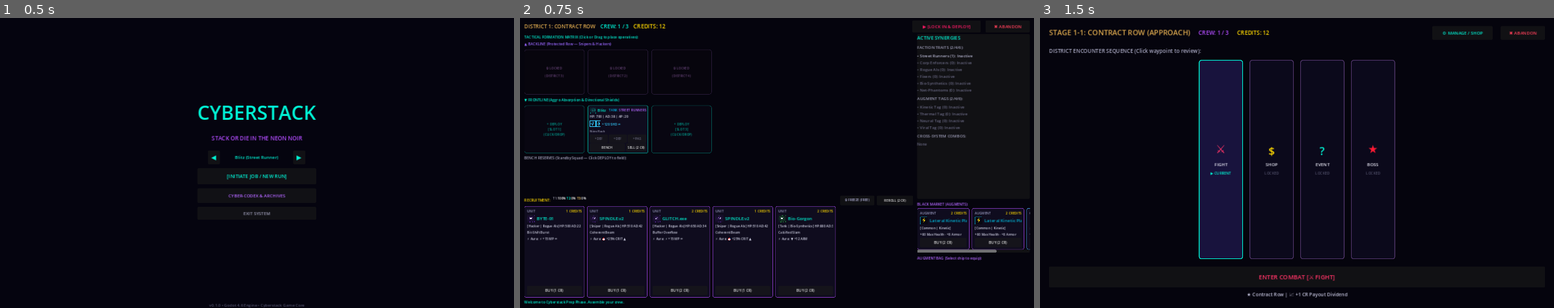
Above: before the commit, frames 1-3 (left to right).
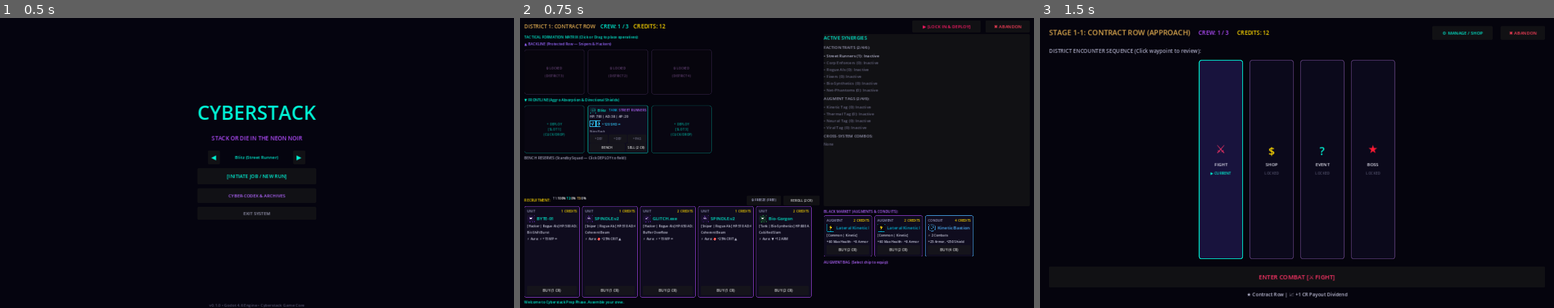
Above: after the commit, the same moments.

Repository: TheStickface/Cyberstack
Game: Godot game, scene res://src/ui/screens/Main.tscn
Two runs of this game, one before a commit and one after it. Both use one fixed random seed, a clock stepped at 60 frames per second and the inputs below.
Inputs:
- Up to frame 1 (0.5 s): no input
- Up to frame 2 (0.75 s): click "[INITIATE JOB / NEW RUN]" at 0.5 s
- Up to frame 3 (1.5 s): click "▶ [LOCK IN & DEPLOY]" at 1.25 s

Frame 1 is identical in both runs. In frame 2, 6.6% of the frame differs, in the area x 4-100%, y 6-97%; in frame 3, nothing differs.

Commit message:
fix(ui): eliminate augment shop scrolling and compact augment bag chips
- Widen PrepScreen sidebar to 512px, removing the awkward blank gap next to recruitment
- Expand Black Market width so all 4 augment and conduit offerings fit side-by-side with 0 scrolling
- Redesign Augment Bag chips to a compact 96x70 size (0.8x of Black Market square) with stat previews
- Resize operative shop cards to 138x118 to cleanly align the recruitment shelf under header controls

Diff:
--- a/src/ui/components/AugmentChip.gd
+++ b/src/ui/components/AugmentChip.gd
@@ -16,6 +16,7 @@
 
 @onready var icon_rect: TextureRect = $VBox/TopRow/IconRect
 @onready var name_label: Label = $VBox/TopRow/NameLabel
+@onready var details_label: Label = get_node_or_null("VBox/DetailsLabel")
 @onready var slot_type_label: Label = $VBox/HBox/SlotTypeLabel
 @onready var tag_label: Label = $VBox/HBox/TagLabel
 
@@ -111,6 +112,11 @@
 
 	if name_label:
 		name_label.text = augment_resource.display_name
+		name_label.add_theme_color_override("font_color", Color(augment_resource.get_tier_color_hex()))
+
+	if details_label:
+		var stat_lines = augment_resource.get_stat_lines()
+		details_label.text = " · ".join(stat_lines) if not stat_lines.is_empty() else augment_resource.get_tier_name()
 
 	if slot_type_label:
 		slot_type_label.text = "[%s]" % Enums.slot_type_to_string(augment_resource.slot_type)
@@ -132,11 +138,15 @@
 	# Apply Tier Styling
 	var tier_color = Color(augment_resource.get_tier_color_hex())
 	var style = StyleBoxFlat.new()
-	style.bg_color = Color(0.05, 0.04, 0.12, 0.9)
-	style.border_width_left = 2
-	style.border_width_top = 2
-	style.border_width_right = 2
-	style.border_width_bottom = 2
+	style.bg_color = Color(0.06, 0.05, 0.12, 0.95)
+	style.content_margin_left = 5
+	style.content_margin_top = 4
+	style.content_margin_right = 5
+	style.content_margin_bottom = 4
+	style.border_width_left = 1
+	style.border_width_top = 1
+	style.border_width_right = 1
+	style.border_width_bottom = 1
 	style.border_color = Color(0.2, 0.8, 1.0) if is_selected else tier_color
 	style.corner_radius_top_left = 4
 	style.corner_radius_top_right = 4
--- a/src/ui/components/AugmentChip.tscn
+++ b/src/ui/components/AugmentChip.tscn
@@ -3,9 +3,9 @@
 [ext_resource type="Script" path="res://src/ui/components/AugmentChip.gd" id="1_chip"]
 
 [node name="AugmentChip" type="PanelContainer"]
-custom_minimum_size = Vector2(160, 52)
-offset_right = 160.0
-offset_bottom = 52.0
+custom_minimum_size = Vector2(96, 70)
+offset_right = 96.0
+offset_bottom = 70.0
 mouse_filter = 0
 script = ExtResource("1_chip")
 
@@ -15,10 +15,10 @@
 
 [node name="TopRow" type="HBoxContainer" parent="VBox"]
 layout_mode = 2
-theme_override_constants/separation = 4
+theme_override_constants/separation = 3
 
 [node name="IconRect" type="TextureRect" parent="VBox/TopRow"]
-custom_minimum_size = Vector2(16, 16)
+custom_minimum_size = Vector2(18, 18)
 layout_mode = 2
 size_flags_vertical = 4
 expand_mode = 1
@@ -27,8 +27,16 @@
 [node name="NameLabel" type="Label" parent="VBox/TopRow"]
 layout_mode = 2
 size_flags_horizontal = 3
-theme_override_font_sizes/font_size = 11
+theme_override_font_sizes/font_size = 9
 text = "Viral Nanites"
+clip_text = true
+
+[node name="DetailsLabel" type="Label" parent="VBox"]
+layout_mode = 2
+size_flags_vertical = 3
+theme_override_colors/font_color = Color(0.8, 0.82, 0.9, 1)
+theme_override_font_sizes/font_size = 8
+text = "+10 AP"
 clip_text = true
 
 [node name="HBox" type="HBoxContainer" parent="VBox"]
@@ -37,14 +45,14 @@
 [node name="SlotTypeLabel" type="Label" parent="VBox/HBox"]
 layout_mode = 2
 theme_override_colors/font_color = Color(0, 0.7, 0.9, 1)
-theme_override_font_sizes/font_size = 9
+theme_override_font_sizes/font_size = 8
 text = "[UTIL]"
 
 [node name="TagLabel" type="Label" parent="VBox/HBox"]
 layout_mode = 2
 size_flags_horizontal = 3
 theme_override_colors/font_color = Color(0, 0.95, 0.4, 1)
-theme_override_font_sizes/font_size = 9
+theme_override_font_sizes/font_size = 8
 text = "Viral"
 horizontal_alignment = 2
 clip_text = true
--- a/src/ui/components/ShopSlotCard.gd
+++ b/src/ui/components/ShopSlotCard.gd
@@ -96,7 +96,7 @@
 		cost_label.add_theme_color_override("font_color", Color(1, 0.85, 0) if player_gold >= cost else Color(0.9, 0.2, 0.2))
 
 	if item_type == "unit":
-		custom_minimum_size = Vector2(150, 118)
+		custom_minimum_size = Vector2(138, 118)
 		var unit_res = res as UnitResource
 		if icon_rect:
 			icon_rect.texture = unit_res.portrait
@@ -116,7 +116,7 @@
 				formation_line
 			]
 	elif item_type == "augment":
-		custom_minimum_size = Vector2(130, 88)
+		custom_minimum_size = Vector2(120, 88)
 		var aug_res = res as AugmentResource
 		if icon_rect:
 			icon_rect.texture = aug_res.icon
@@ -136,7 +136,7 @@
 				" · ".join(aug_res.get_stat_lines())
 			]
 	elif item_type == "conduit":
-		custom_minimum_size = Vector2(130, 88)
+		custom_minimum_size = Vector2(120, 88)
 		var cond_res = res as ConduitResource
 		if icon_rect:
 			icon_rect.texture = cond_res.icon
--- a/src/ui/components/ShopSlotCard.tscn
+++ b/src/ui/components/ShopSlotCard.tscn
@@ -15,8 +15,8 @@
 corner_radius_bottom_left = 4
 
 [node name="ShopSlotCard" type="PanelContainer"]
-custom_minimum_size = Vector2(150, 118)
-offset_right = 150.0
+custom_minimum_size = Vector2(138, 118)
+offset_right = 138.0
 offset_bottom = 118.0
 mouse_filter = 0
 theme_override_styles/panel = SubResource("StyleBoxFlat_shop_slot")
--- a/src/ui/screens/PrepScreen.tscn
+++ b/src/ui/screens/PrepScreen.tscn
@@ -170,6 +170,7 @@
 layout_mode = 2
 size_flags_vertical = 3
 mouse_filter = 1
+horizontal_scroll_mode = 0
 vertical_scroll_mode = 0
 
 [node name="CrewShopContainer" type="HBoxContainer" parent="Margin/VBox/MainBody/BoardArea/CrewShop/CrewShopScroll"]
@@ -179,7 +180,7 @@
 theme_override_constants/separation = 6
 
 [node name="Sidebar" type="VBoxContainer" parent="Margin/VBox/MainBody"]
-custom_minimum_size = Vector2(280, 0)
+custom_minimum_size = Vector2(512, 0)
 layout_mode = 2
 theme_override_constants/separation = 6
 
@@ -199,13 +200,14 @@
 layout_mode = 2
 theme_override_colors/font_color = Color(0.7, 0.4, 1, 1)
 theme_override_font_sizes/font_size = 9
-text = "BLACK MARKET (AUGMENTS):"
+text = "BLACK MARKET (AUGMENTS & CONDUITS):"
 
 [node name="AugmentShopScroll" type="ScrollContainer" parent="Margin/VBox/MainBody/Sidebar/AugmentShop"]
-custom_minimum_size = Vector2(0, 95)
-layout_mode = 2
-size_flags_vertical = 3
-mouse_filter = 1
+custom_minimum_size = Vector2(0, 96)
+layout_mode = 2
+size_flags_vertical = 3
+mouse_filter = 1
+horizontal_scroll_mode = 0
 vertical_scroll_mode = 0
 
 [node name="AugmentShopContainer" type="HBoxContainer" parent="Margin/VBox/MainBody/Sidebar/AugmentShop/AugmentShopScroll"]
@@ -229,7 +231,7 @@
 tooltip_text = "Black Market Overdrive (District 3+): Spend 6 credits to upgrade an equipped augment to the next rarity tier."
 
 [node name="AugmentTray" type="VBoxContainer" parent="Margin/VBox/MainBody/Sidebar"]
-custom_minimum_size = Vector2(0, 105)
+custom_minimum_size = Vector2(0, 95)
 layout_mode = 2
 theme_override_constants/separation = 2
 
@@ -240,9 +242,10 @@
 text = "AUGMENT BAG (Select chip to equip):"
 
 [node name="AugmentScroll" type="ScrollContainer" parent="Margin/VBox/MainBody/Sidebar/AugmentTray"]
-custom_minimum_size = Vector2(0, 85)
-layout_mode = 2
-size_flags_vertical = 3
+custom_minimum_size = Vector2(0, 76)
+layout_mode = 2
+size_flags_vertical = 3
+horizontal_scroll_mode = 0
 vertical_scroll_mode = 0
 
 [node name="AugmentContainer" type="HBoxContainer" parent="Margin/VBox/MainBody/Sidebar/AugmentTray/AugmentScroll"]
